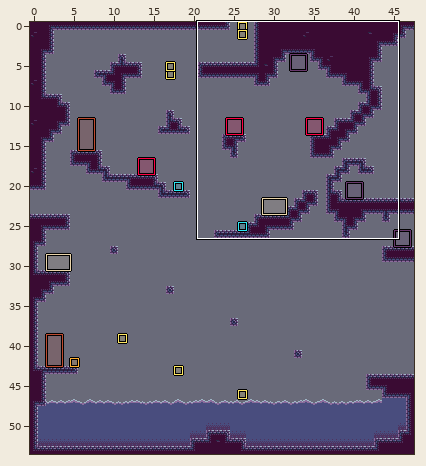
A LDtk project gets an edit: docs/map/map-main.ldtk. The first picture is a wide view before the edit; the outline marks the close-up.
Close-up. Earlier state:
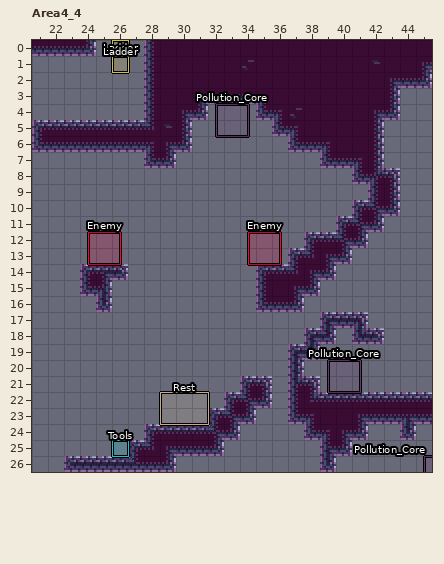
Cells are 8x8 px. Shown: Area4_4 x 21..45, y 0..26. The commit also changed other parts of the map, which this record leaves out.
The same view after the edit:
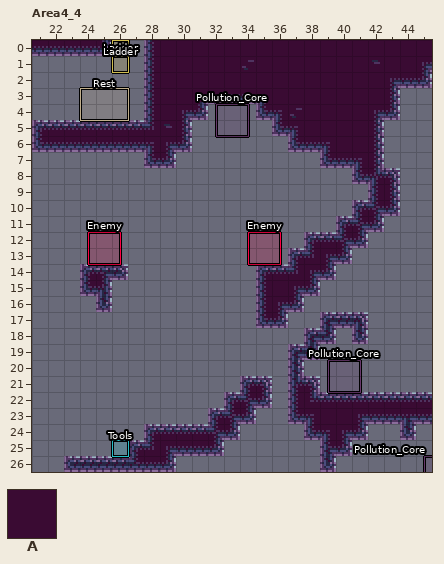
Key: from "Collisions": A 1 "ground".
_ is an empty cell.
Objects are placed by their top-left corner, in cells (3,4 is the top-left corner of cell 3,4); size is 1x1 cell unless given.
The edit:
Layer "Collisions":
The author put tile A in row 0 at x 25; in row 17 at x 35 to 36.
Tile A is gone in row 18 at x 42.
Layer "Entities":
Object "Rest" rectangle at 29,22 size 3x2 becomes "Rest" rectangle at 24,3 size 3x2.
